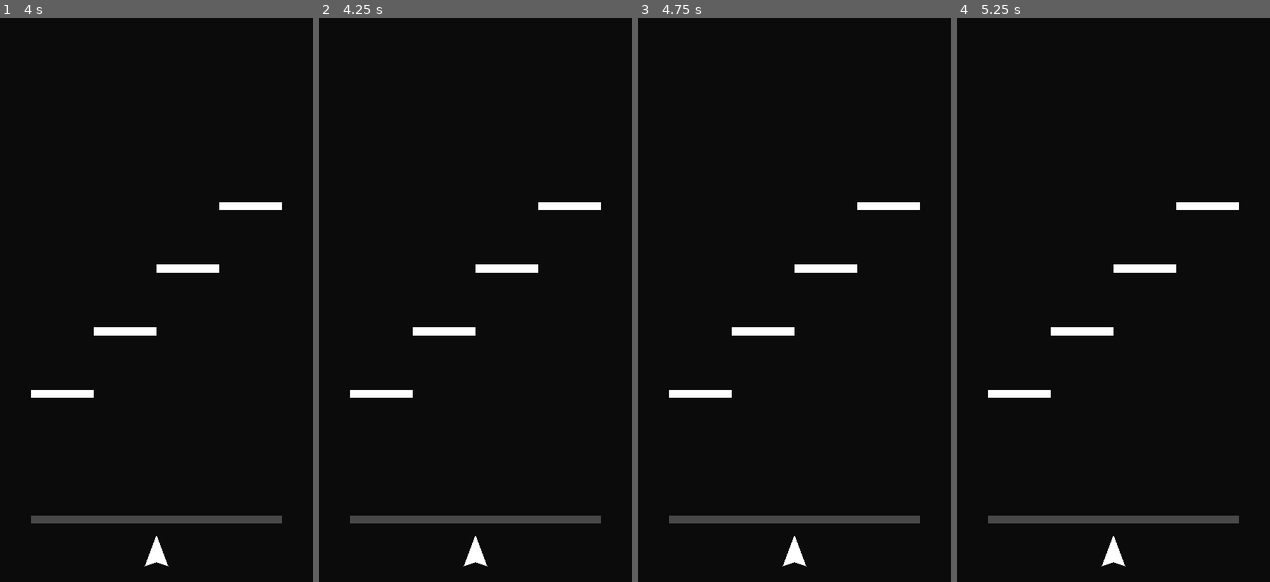
Above: before the commit, frames 1-4 (left to right).
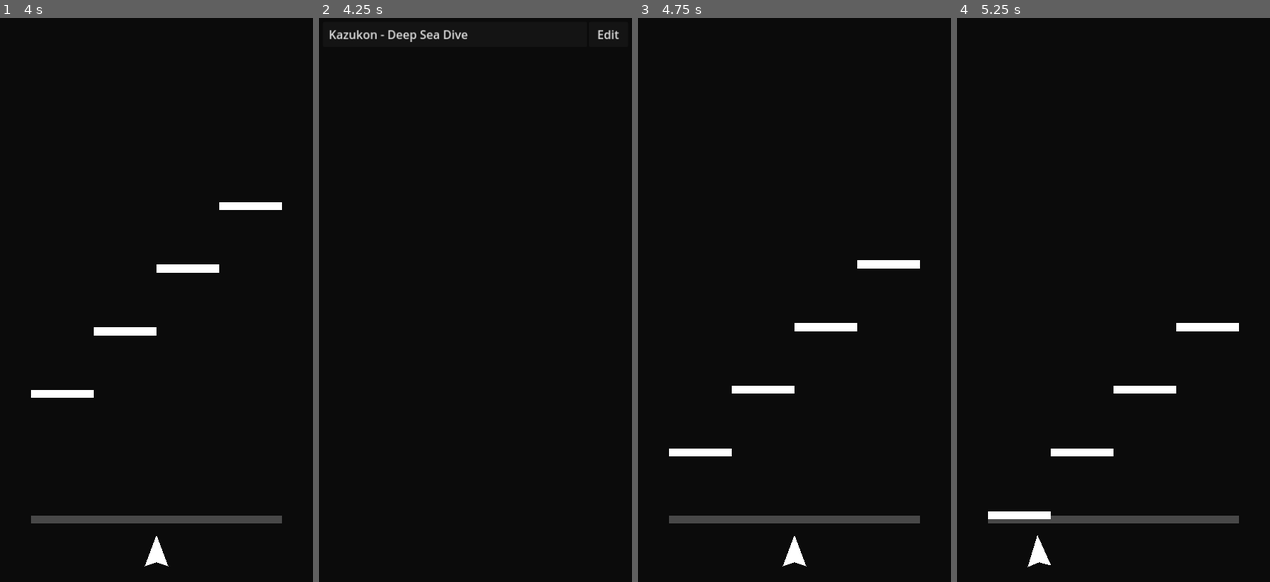
Above: after the commit, the same moments.

Repository: itsMapleLeaf/beat-breaker
Game: Godot game, scene res://editor.tscn
The game is run twice, just before and just after one commit, with the same random seed, the same clock (stepped at 60 frames per second) and the same inputs. This scene is started directly instead of the project's main scene.
Inputs (mouse positions are in pixels of both pictures, inside the frame that each line leads up to):
- Up to frame 1 (4 s): tap Enter at 0.5, 2, 3.5 s; move the mouse to (225, 271) at 0.52 s; tap Space at 1.25, 2.75 s; move the mouse to (93, 328) at 1.27 s; move the mouse to (187, 175) at 2.02 s; move the mouse to (140, 412) at 2.77 s; move the mouse to (250, 384) at 3.52 s
- Up to frame 2 (4.25 s): tap Escape (ui_cancel) at 4.15 s
- Up to frame 3 (4.75 s): click (772, 34) at 4.25 s, where only the run after the commit has a clickable "Kazukon - Deep Sea Dive"
- Up to frame 4 (5.25 s): move the mouse to (1019, 215) at 5.02 s

Frame 1 is identical in both runs. In frame 2, 2.9% of the frame differs, in the area x 3-96%, y 2-98%; in frame 3, 2.3%; in frame 4, 2.6%.

Commit message:
simple editor seek

Diff:
--- /dev/null
+++ b/editor.gd
@@ -0,0 +1,12 @@
+extends Node2D
+
+@onready var player: Player = %Player
+
+
+func _unhandled_input(event: InputEvent) -> void:
+	if event.is_action_pressed("editor_seek_forward"):
+		player.time += 1
+	if event.is_action_pressed("editor_seek_back"):
+		player.time -= 1
+	if event.is_action_pressed("ui_cancel"):
+		get_tree().change_scene_to_file("res://song_select.tscn")
--- a/editor.tscn
+++ b/editor.tscn
@@ -1,8 +1,10 @@
-[gd_scene load_steps=2 format=3 uid="uid://dlfddx4bhbdv4"]
+[gd_scene load_steps=3 format=3 uid="uid://dlfddx4bhbdv4"]
 
 [ext_resource type="PackedScene" uid="uid://ck8ay8mi4qp70" path="res://player.tscn" id="1_oyc0q"]
+[ext_resource type="Script" path="res://editor.gd" id="1_s42uc"]
 
 [node name="Editor" type="Node2D"]
+script = ExtResource("1_s42uc")
 
 [node name="Player" parent="." instance=ExtResource("1_oyc0q")]
 unique_name_in_owner = true
--- a/project.godot
+++ b/project.godot
@@ -24,12 +24,14 @@
 
 [input]
 
-tap={
+editor_seek_forward={
 "deadzone": 0.5,
-"events": [Object(InputEventKey,"resource_local_to_scene":false,"resource_name":"","device":0,"window_id":0,"alt_pressed":false,"shift_pressed":false,"ctrl_pressed":false,"meta_pressed":false,"pressed":false,"keycode":0,"physical_keycode":90,"key_label":0,"unicode":0,"location":0,"echo":false,"script":null)
-, Object(InputEventKey,"resource_local_to_scene":false,"resource_name":"","device":0,"window_id":0,"alt_pressed":false,"shift_pressed":false,"ctrl_pressed":false,"meta_pressed":false,"pressed":false,"keycode":0,"physical_keycode":88,"key_label":0,"unicode":0,"location":0,"echo":false,"script":null)
-, Object(InputEventKey,"resource_local_to_scene":false,"resource_name":"","device":0,"window_id":0,"alt_pressed":false,"shift_pressed":false,"ctrl_pressed":false,"meta_pressed":false,"pressed":false,"keycode":0,"physical_keycode":81,"key_label":0,"unicode":0,"location":0,"echo":false,"script":null)
-, Object(InputEventKey,"resource_local_to_scene":false,"resource_name":"","device":0,"window_id":0,"alt_pressed":false,"shift_pressed":false,"ctrl_pressed":false,"meta_pressed":false,"pressed":false,"keycode":0,"physical_keycode":87,"key_label":0,"unicode":0,"location":0,"echo":false,"script":null)
+"events": [Object(InputEventMouseButton,"resource_local_to_scene":false,"resource_name":"","device":-1,"window_id":0,"alt_pressed":false,"shift_pressed":false,"ctrl_pressed":false,"meta_pressed":false,"button_mask":0,"position":Vector2(0, 0),"global_position":Vector2(0, 0),"factor":1.0,"button_index":4,"canceled":false,"pressed":false,"double_click":false,"script":null)
+]
+}
+editor_seek_back={
+"deadzone": 0.5,
+"events": [Object(InputEventMouseButton,"resource_local_to_scene":false,"resource_name":"","device":-1,"window_id":0,"alt_pressed":false,"shift_pressed":false,"ctrl_pressed":false,"meta_pressed":false,"button_mask":16,"position":Vector2(245, 19),"global_position":Vector2(254, 65),"factor":1.0,"button_index":5,"canceled":false,"pressed":true,"double_click":false,"script":null)
 ]
 }
 
